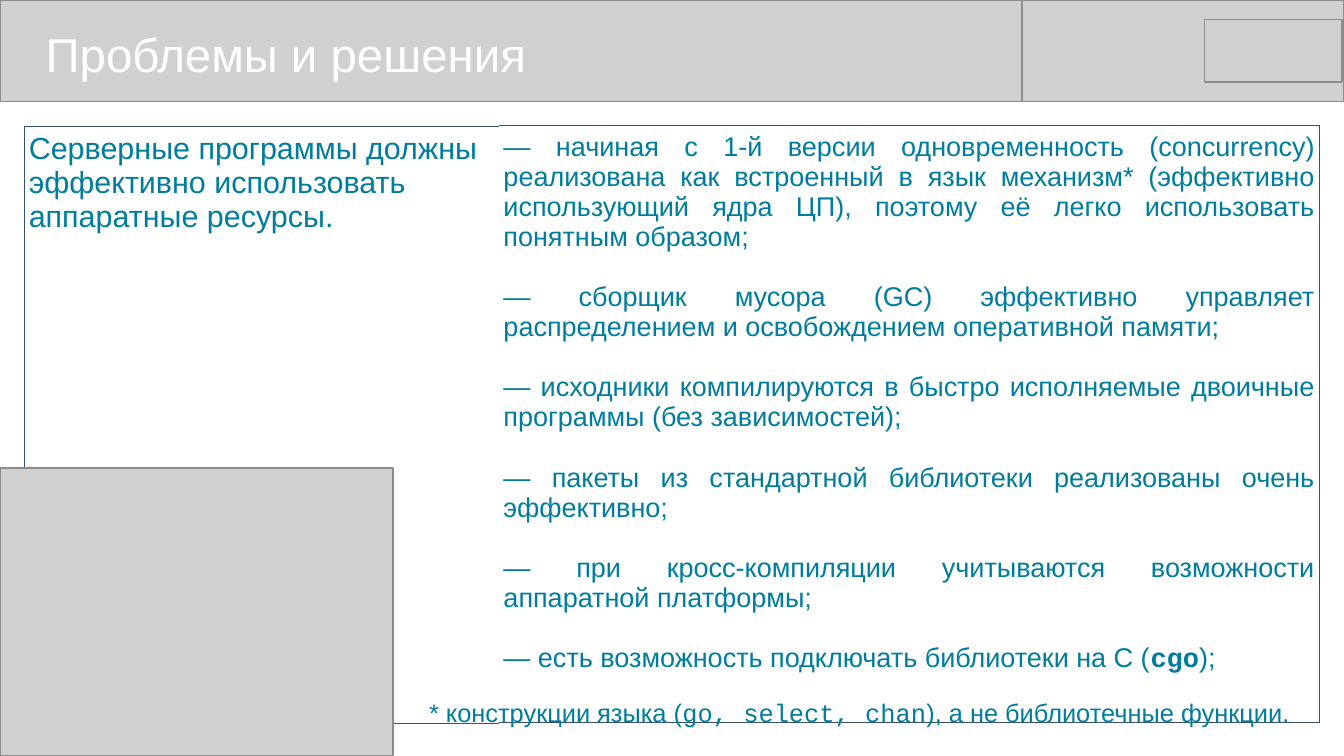
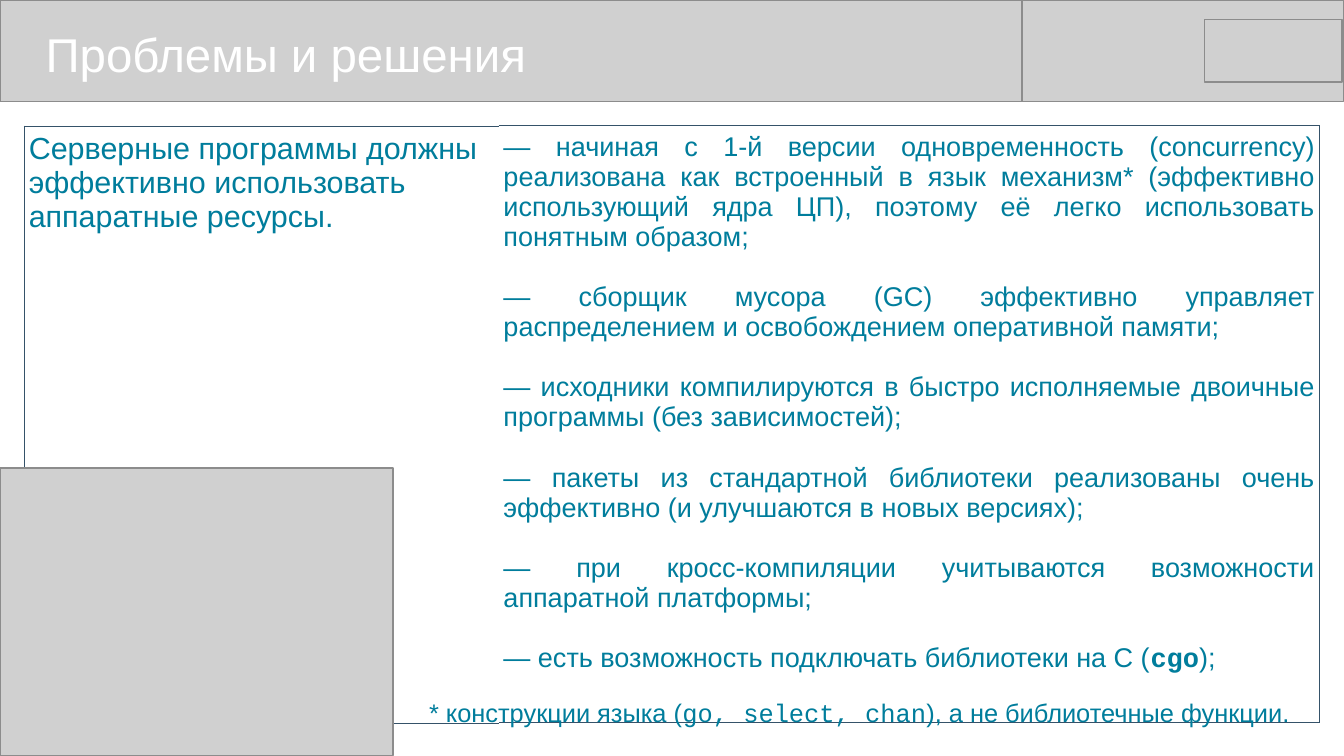
Before and after one commit to mike-shock/Go_language, a slide deck: slide 13 of view/Go_View.odp. Drawn at 1344x756 pixels with LibreOffice and Linux fonts; fonts in the diff are those of the drawing; grey boxes stand for pictures. Boxes give left, top, right and bottom in pixels: in the first picture for what was removed or moved away, otherwise in the second. Text is boxed around its words. In the diff, an @@ line names an element or a change of style, - is before the commit and + after.

```diff
--- a/view/Go_View.odp
+++ b/view/Go_View.odp
@@ table at bbox=[24, 126, 1321, 679] @@
-row 1, column 2: — начиная с 1-й версии одновременность (concurrency) реализована как встроенный в язык механизм* (эффективно использующий ядра ЦП), поэтому её легко использовать понятным образом; / — сборщик мусора (GC) эффективно управляет распределением и освобождением оперативной памяти; / — исходники компилируются в быстро исполняемые двоичные программы (без зависимостей); / — пакеты из стандартной библиотеки реализованы очень эффективно; / — при кросс-компиляции учитываются возможности аппаратной платформы; / — есть возможность подключать библиотеки на С (cgo);
+row 1, column 2: — начиная с 1-й версии одновременность (concurrency) реализована как встроенный в язык механизм* (эффективно использующий ядра ЦП), поэтому её легко использовать понятным образом; / — сборщик мусора (GC) эффективно управляет распределением и освобождением оперативной памяти; / — исходники компилируются в быстро исполняемые двоичные программы (без зависимостей); / — пакеты из стандартной библиотеки реализованы очень эффективно (и улучшаются в новых версиях); / — при кросс-компиляции учитываются возможности аппаратной платформы; / — есть возможность подключать библиотеки на С (cgo);
```
Also in this commit, not shown: 4 other slides changed, 3 other files.
